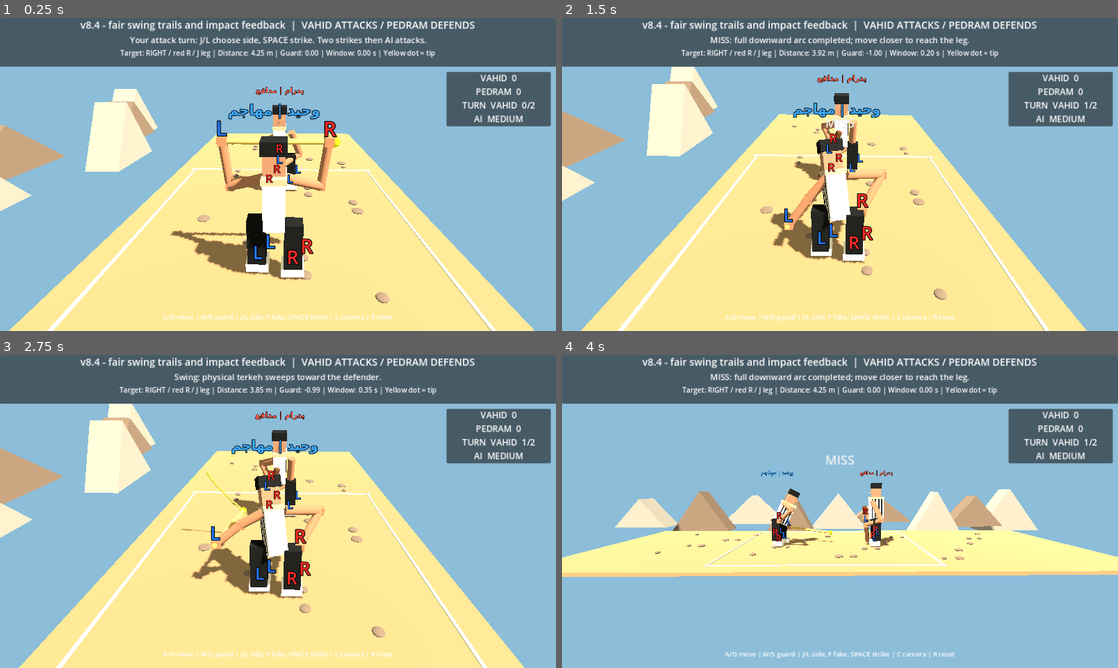
Above: before the commit, frames 1-4 (two rows, left to right).
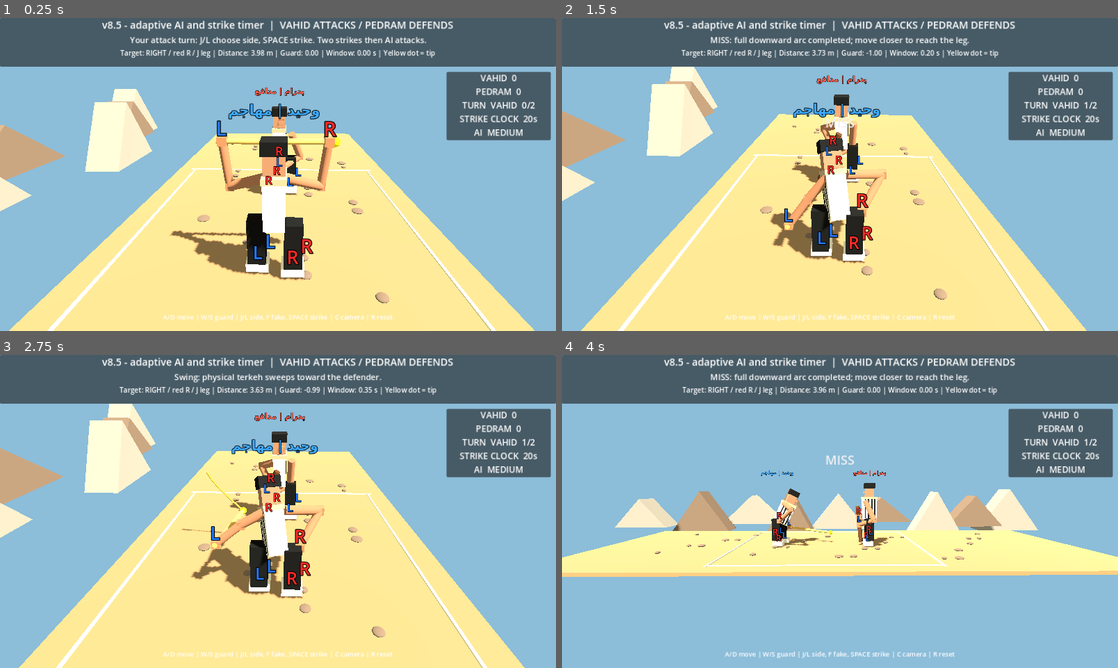
Above: after the commit, the same moments.

Repository: vahidainima-prog/tarke-darak-game
Game: Godot game, scene res://main.tscn
The game is run twice, just before and just after one commit, with the same random seed, the same clock (stepped at 60 frames per second) and the same inputs.
Inputs:
- Up to frame 1 (0.25 s): no input
- Up to frame 2 (1.5 s): tap Enter at 0.5 s; hold D 0.53-1.28 s; tap R at 0.6 s; tap Space at 0.77, 0.8, 1.07, 1.35 s; hold S from 1.28 s (still down)
- Up to frame 3 (2.75 s): tap Space at 1.52, 1.82, 2.3 s; tap R at 1.55, 2.1 s; release S at 2.03 s; hold D from 2.03 s (still down)
- Up to frame 4 (4 s): release D at 2.78 s; hold W 2.78-3.53 s; tap C at 2.85 s; tap Space at 3.02, 3.32, 3.77, 3.8 s; tap R at 3.05 s; hold A from 3.53 s (still down); tap Tab at 3.6 s

The runs differ from the first frame. In frame 1, 2.8% of the frame differs, in the area x 14-100%, y 0-57%; in frame 2, 2.9%; in frame 3, 2.9%; in frame 4, 3.1%, in the area x 14-100%, y 0-62%.

Commit message:
v8.5: adaptive AI footwork and 20-second timer per strike

Diff:
--- a/tarke_darak_godot_v2/main.gd
+++ b/tarke_darak_godot_v2/main.gd
@@ -2,9 +2,10 @@
 
 # Godot 4.x — visual mechanics test. Side camera looks along -Z.
 # Feint depth: negative Z is BEHIND the attacker; positive Z is IN FRONT.
-const BUILD_LABEL := "v8.4 - fair swing trails and impact feedback"
+const BUILD_LABEL := "v8.5 - adaptive AI and strike timer"
 const DEF_X := 1.55
 const STRIKES_PER_TURN := 2
+const STRIKE_TIME_LIMIT := 20.0
 const AI_DIFFICULTY := "MEDIUM"
 const ARENA_LEFT := -4.30
 const ARENA_RIGHT := 3.30
@@ -69,6 +70,9 @@
 var ai_attack_wait := 0.95
 var ai_fake_wait := 0.0
 var ai_fake_used := false
+var strike_time_left := STRIKE_TIME_LIMIT
+var ai_step_target := 2.10
+var ai_step_wait := 0.0
 var status: Label
 var header: Label
 var detail: Label
@@ -404,6 +408,8 @@
 				ai_attack_wait = 0.95
 				ai_fake_wait = 0.0
 				ai_fake_used = false
+				strike_time_left = STRIKE_TIME_LIMIT
+				ai_step_wait = 0.0
 				attack_x = -2.7
 				defender_x = DEF_X
 				swing = -1.0
@@ -481,11 +487,29 @@
 			place_rod(segment, trail_points[i], trail_points[i + 1])
 
 
+func change_turn() -> void:
+	pending_turn_change = false
+	strikes_used = 0
+	defending = not defending
+	strike_time_left = STRIKE_TIME_LIMIT
+	guard_shift = 0.0
+	guard_velocity = 0.0
+	guard_target = 0.0
+	guard_window = 0.0
+	guard_side = 0
+	ai_guard_delay = -1.0
+	ai_attack_wait = 1.15
+	ai_fake_used = false
+	ai_step_wait = 0.0
+	say("YOUR DEFENSE TURN: W/S guard against AI." if defending else "YOUR ATTACK TURN: J/L choose side, SPACE strike.")
+
+
 func start_swing() -> void:
 	trail_points.clear()
 	if strikes_used >= STRIKES_PER_TURN:
 		return
 	strikes_used += 1
+	strike_time_left = STRIKE_TIME_LIMIT
 	if strikes_used >= STRIKES_PER_TURN:
 		pending_turn_change = true
 	if not defending:
@@ -754,6 +778,18 @@
 			guard_target = 0.0
 		var ai_weight := 1.0 - exp(-24.0 * delta)
 		guard_shift = lerpf(guard_shift, guard_target, ai_weight)
+	# Each 20-second timeout consumes exactly one unused strike.
+	if swing < 0.0 and recovery < 0.0 and not pending_turn_change:
+		strike_time_left = maxf(0.0, strike_time_left - delta)
+		if strike_time_left <= 0.0:
+			strikes_used += 1
+			show_impact("TIME OUT - ONE STRIKE LOST", Color(1.0, 0.75, 0.32))
+			if strikes_used >= STRIKES_PER_TURN:
+				change_turn()
+			else:
+				strike_time_left = STRIKE_TIME_LIMIT
+				ai_attack_wait = 0.85
+				say("Time expired: one strike lost. Next chance!")
 	var before_attack := attack_x
 	var before_defender := defender_x
 	if swing < 0.0 and recovery < 0.0 and not defending and not pending_turn_change:
@@ -783,11 +819,21 @@
 			opponent_delay -= delta
 			if opponent_delay < 0.0:
 				start_swing()
+	# AI moves in both roles. Its distance choices do not inspect the
+	# player's selected strike side, feint, or visual trail.
+	if swing < 0.0 and recovery < 0.0 and not pending_turn_change:
+		ai_step_wait -= delta
+		if ai_step_wait <= 0.0:
+			ai_step_wait = randf_range(0.7, 1.6)
+			ai_step_target = randf_range(1.8, 2.5)
+		if defending:
+			var desired_attack := clampf(defender_x - ai_step_target, MIN_X, minf(MAX_X, defender_x - MIN_FIGHTER_GAP))
+			attack_x = move_toward(attack_x, desired_attack, 1.45 * delta)
+		else:
+			var desired_defense := clampf(attack_x + ai_step_target, maxf(DEFENDER_MIN_X, attack_x + MIN_FIGHTER_GAP), DEFENDER_MAX_X)
+			defender_x = move_toward(defender_x, desired_defense, 1.1 * delta)
 	# Medium AI controls the attacker during the player's defense turn.
 	if defending and not pending_turn_change and swing < 0.0 and recovery < 0.0 and opponent_delay < 0.0:
-		# Close to a usable range without crossing the fighter gap.
-		var desired_x := minf(defender_x - 1.85, MAX_X)
-		attack_x = move_toward(attack_x, desired_x, 1.45 * delta)
 		if defender_x - attack_x <= 2.45:
 			ai_attack_wait -= delta
 			if ai_attack_wait <= 0.0:
@@ -810,18 +856,7 @@
 		if recovery >= 1.0:
 			recovery = -1.0
 			if pending_turn_change:
-				pending_turn_change = false
-				strikes_used = 0
-				defending = not defending
-				guard_shift = 0.0
-				guard_velocity = 0.0
-				guard_target = 0.0
-				guard_window = 0.0
-				guard_side = 0
-				ai_guard_delay = -1.0
-				ai_attack_wait = 1.15
-				ai_fake_used = false
-				say("YOUR DEFENSE TURN: W/S guard against AI." if defending else "YOUR ATTACK TURN: J/L choose side, SPACE strike.")
+				change_turn()
 	if swing >= 0.0:
 		var old := swing
 		# Accelerate the rod, then brake before the end of its travel.
@@ -890,7 +925,7 @@
 	last_defender_x = defender_x - defend_velocity / 1.8
 	var attacker_warning := ("  OUT -100" if attacker_out_penalized else "  OUT %d" % ceili(OUT_LIMIT - attacker_out_time)) if attacker_out_time > 0.0 else ""
 	var defender_warning := ("  OUT -100" if defender_out_penalized else "  OUT %d" % ceili(OUT_LIMIT - defender_out_time)) if defender_out_time > 0.0 else ""
-	score_board.text = "VAHID  %d%s\nPEDRAM  %d%s\nTURN  %s  %d/%d\nAI  %s" % [score_hit, attacker_warning, score_block, defender_warning, "PEDRAM" if defending else "VAHID", strikes_used, STRIKES_PER_TURN, AI_DIFFICULTY]
+	score_board.text = "VAHID  %d%s\nPEDRAM  %d%s\nTURN  %s  %d/%d\nSTRIKE CLOCK  %ds\nAI  %s" % [score_hit, attacker_warning, score_block, defender_warning, "PEDRAM" if defending else "VAHID", strikes_used, STRIKES_PER_TURN, ceili(strike_time_left), AI_DIFFICULTY]
 	update_fighter_names()
 	update_visuals()
 	update_swing_trail()
